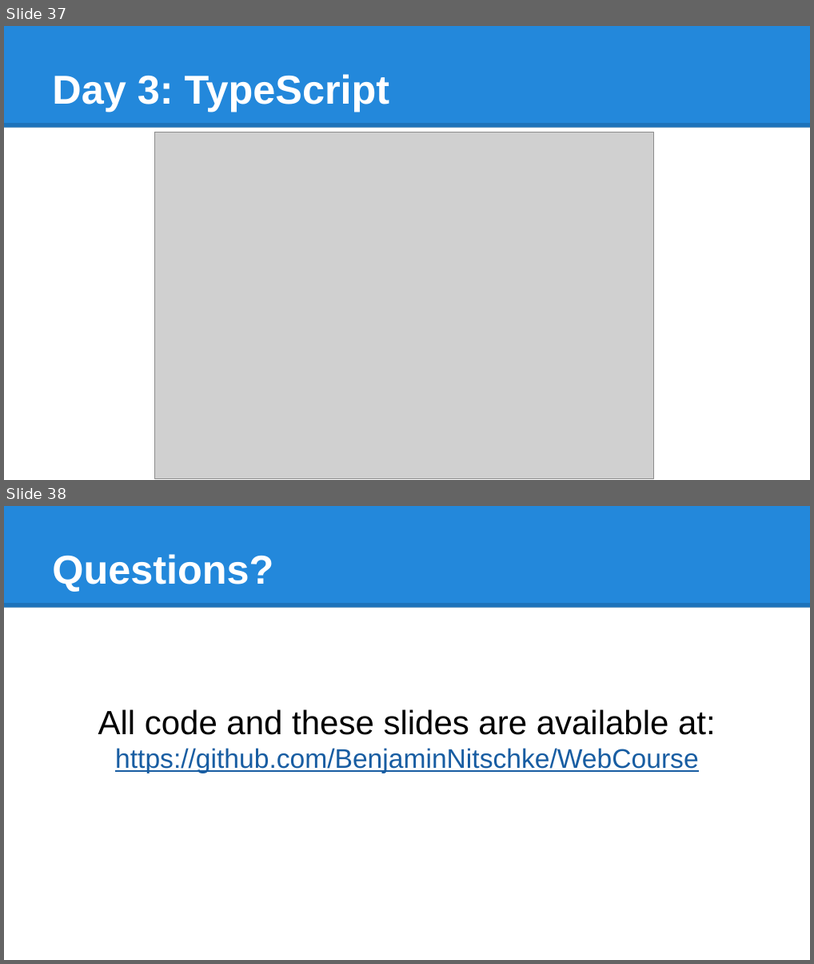
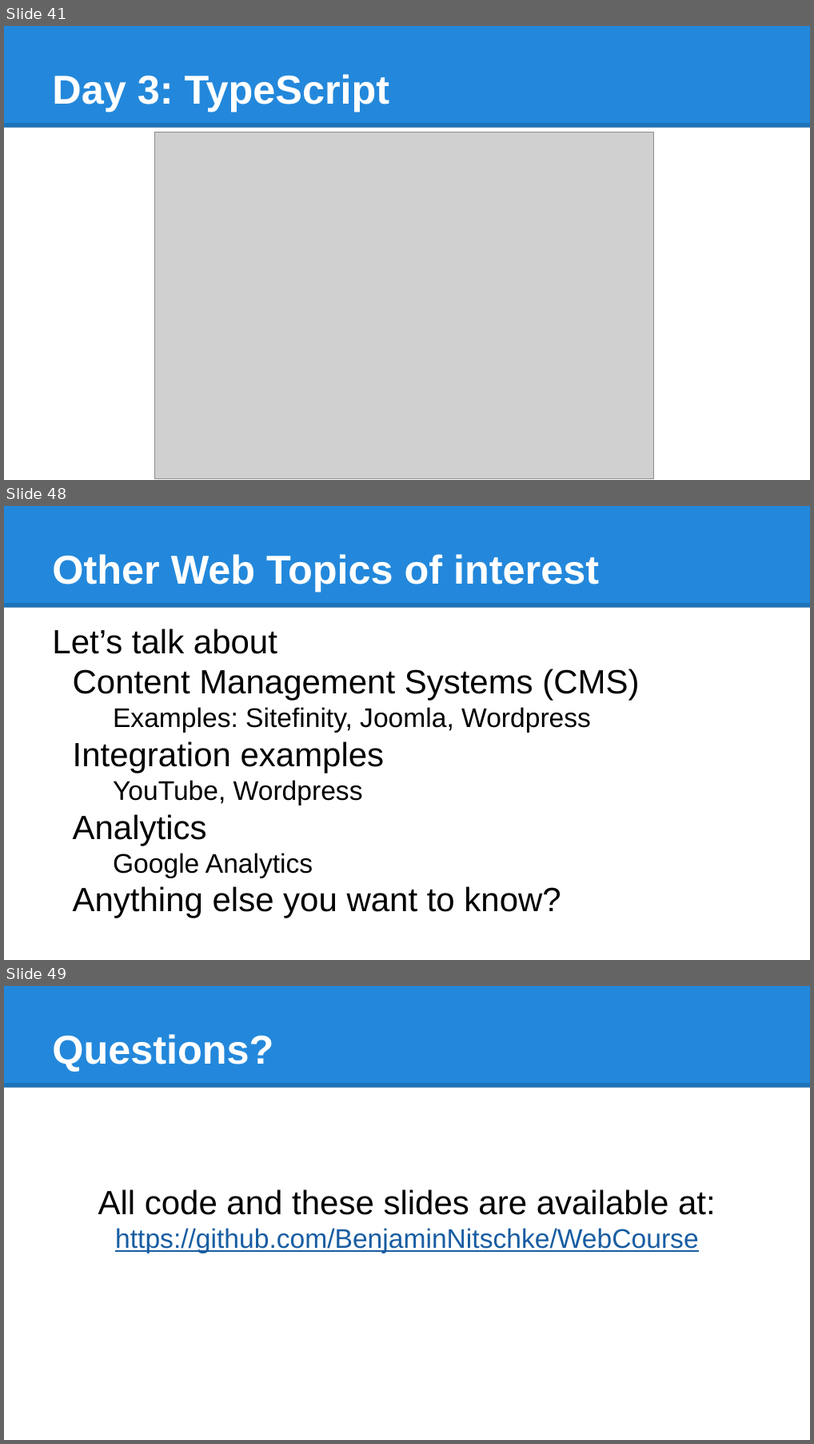
Before and after one commit to BenjaminNitschke/WebCourse, a slide deck: Web Course Games Academy January 2016.pptx. Shown one above the other, each under a label of ours: slides 37 and 38 before the commit, slides 41, 48 and 49 after it; the slides between them are not shown. The pictures are 814x964 and 814x1444 pixels, drawn with LibreOffice and Linux fonts; fonts in the diff are those of the drawing; grey boxes stand for pictures. Boxes give left, top, right and bottom in pixels: in the first picture for what was removed or moved away, otherwise in the second. Text is boxed around its words. In the diff, an @@ line names an element or a change of style, - is before the commit and + after.

Commit message:
Final commit with TypeScript Website and Server
Using a lot more Client side JavaScript code generated from TypeScript
and TypeScript on Node.js web server, plus more advanced topics
discussed in the slides.

```diff
--- a/Web Course Games Academy January 2016.pptx
+++ b/Web Course Games Academy January 2016.pptx
@@ slide 48 added at bbox=[4, 506, 810, 960], background #FFFFFF; not listed: 2 template elements that a slide beside it also shows @@
@@ title added at bbox=[52, 554, 599, 591], 36 pt, text #FFFFFF, bold @@
+Other Web Topics of interest
@@ text added at bbox=[52, 628, 639, 918], 30 pt, text #000000 @@
+Let’s talk about
+Content Management Systems (CMS)
+  Examples: Sitefinity, Joomla, Wordpress
+Integration examples
+  YouTube, Wordpress
+Analytics
+  Google Analytics
+Anything else you want to know?
@@ what was slide 37 is now slide 41 @@
@@ what was slide 38 is now slide 49 @@
```
Also in this commit, not shown: 2 slides changed, 10 other slides added, 22 other files.
